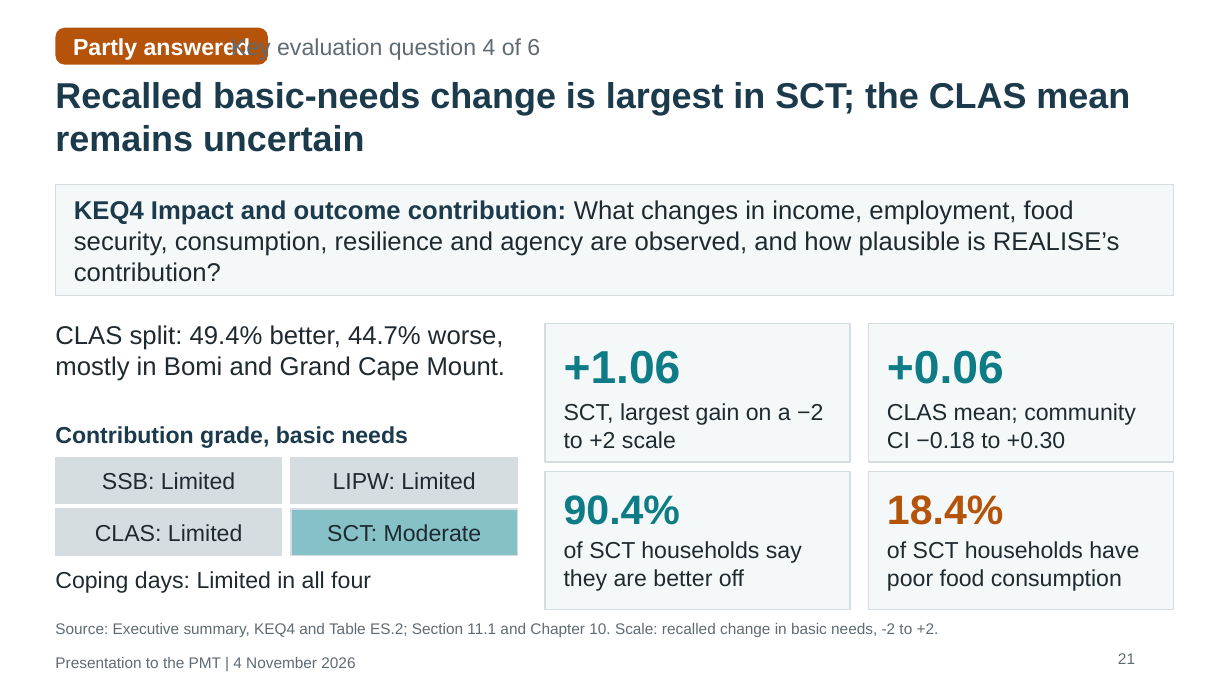
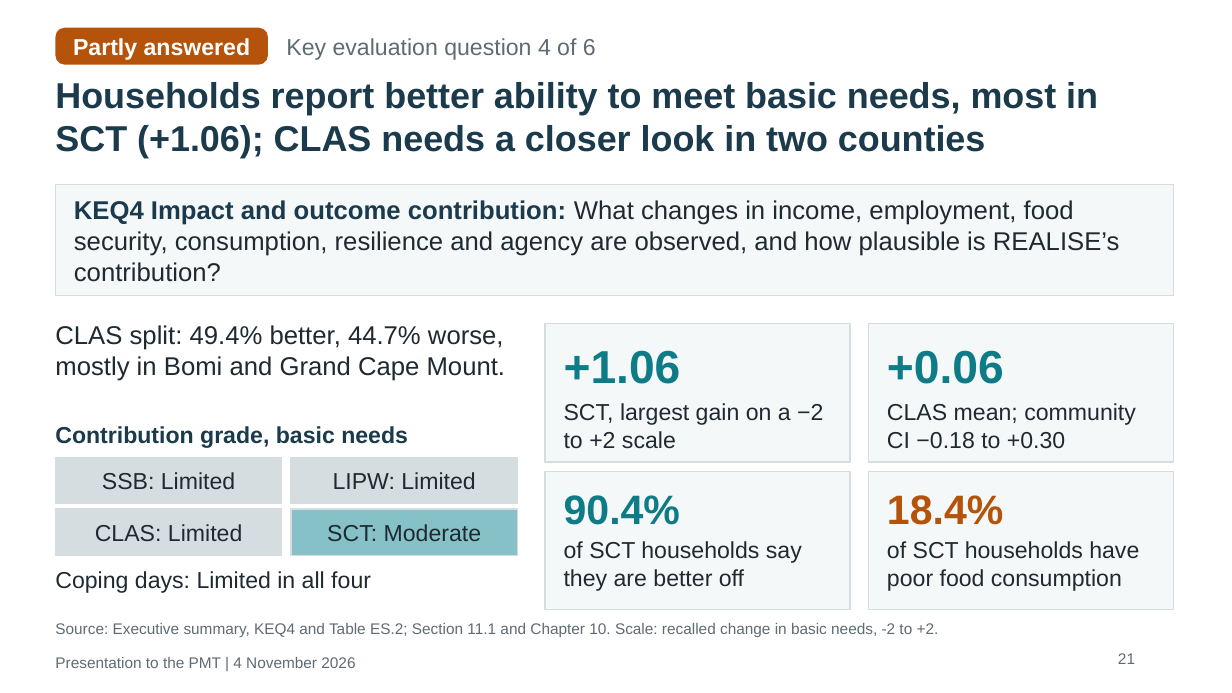
Before and after one commit to kokouekpinda/kokouekpinda, a slide deck: slide 28 of deliverables/REALISE_PMT_Presentation_v5.pptx (slide 27 before the commit). Drawn at 1232x693 pixels with LibreOffice and Linux fonts; fonts in the diff are those of the drawing. Boxes give left, top, right and bottom in pixels: in the first picture for what was removed or moved away, otherwise in the second. Text is boxed around its words. In the diff, an @@ line names an element or a change of style, - is before the commit and + after.

```diff
--- a/deliverables/REALISE_PMT_Presentation_v5.pptx
+++ b/deliverables/REALISE_PMT_Presentation_v5.pptx
@@ text "Key evaluation question 4 of ...": place and size @@
-text "Key evaluation question 4 of ..." at <box>231,36,540,60</box>
+text "Key evaluation question 4 of ..." at <box>286,38,596,60</box>
@@ title at <box>55,82,1098,158</box>: text changed @@
-Recalled basic-needs change is largest in SCT; the CLAS mean remains uncertain
+Households report better ability to meet basic needs, most in SCT (+1.06); CLAS needs a closer look in two counties
```
Also in this commit, not shown: 14 other slides changed, 1 slide added.
